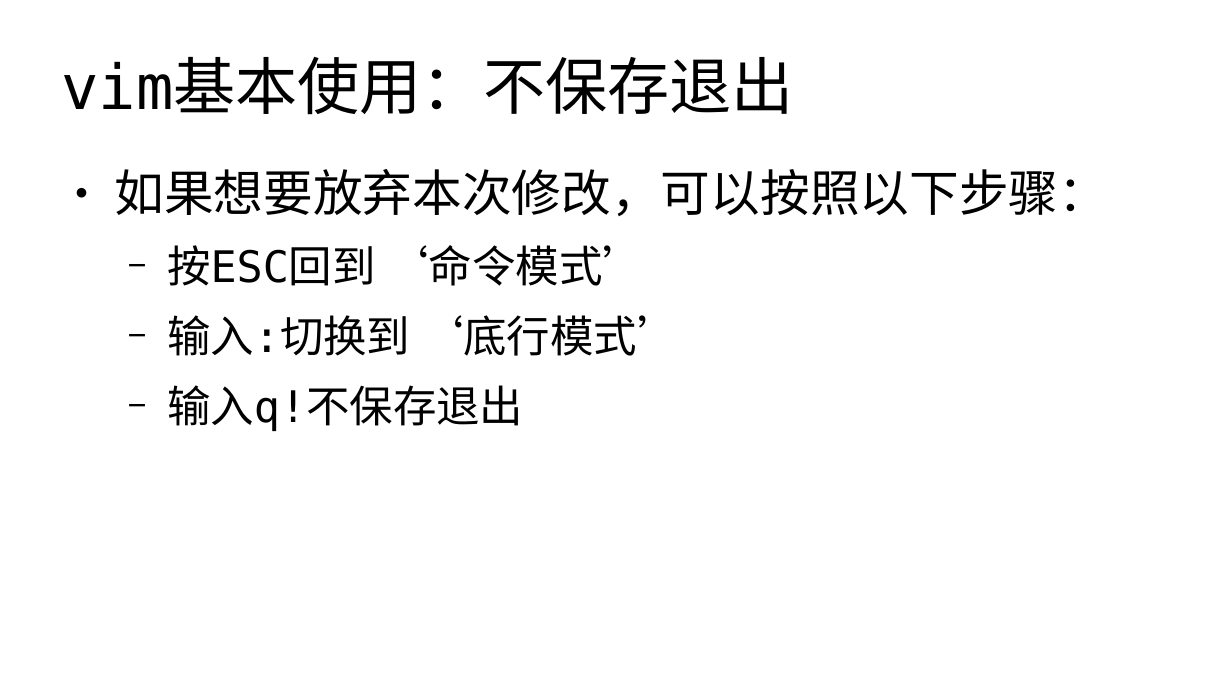
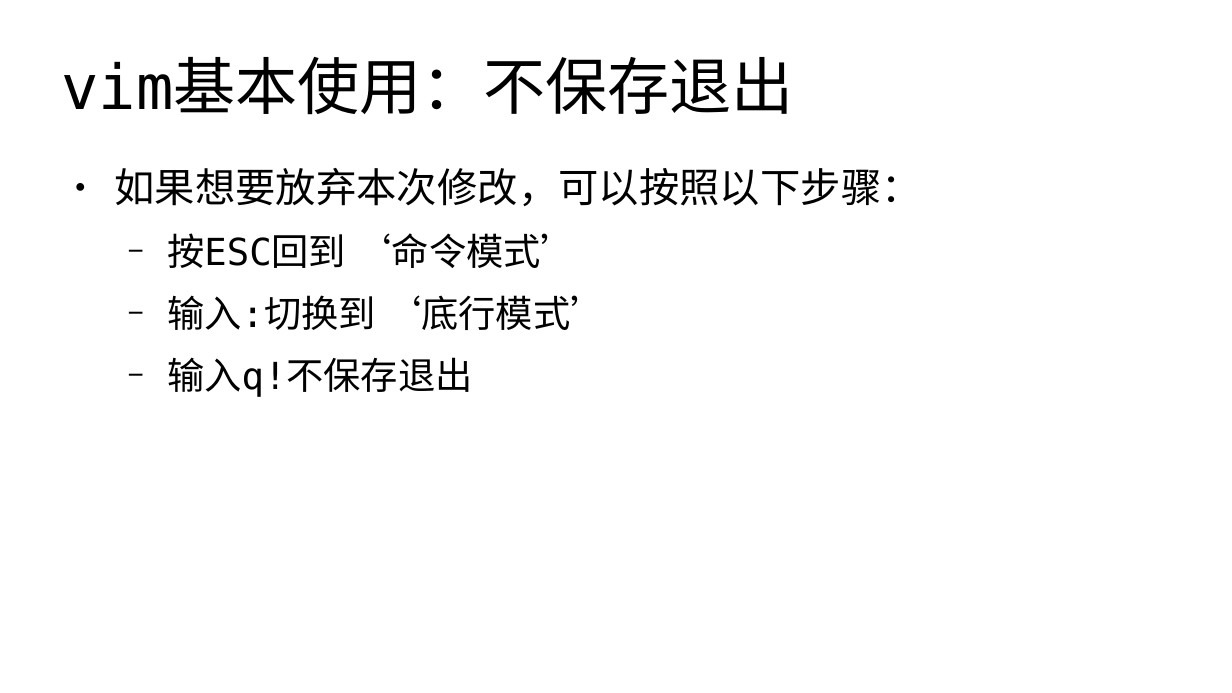
Before and after one commit to master-genius/linux-system, a slide deck: slide 13 of materials/slides/ch06-edit-file.odp (slide 11 before the commit). Drawn at 1232x693 pixels with LibreOffice and Linux fonts; fonts in the diff are those of the drawing. Boxes give left, top, right and bottom in pixels: in the first picture for what was removed or moved away, otherwise in the second. Text is boxed around its words. In the diff, an @@ line names an element or a change of style, - is before the commit and + after.

```diff
--- a/materials/slides/ch06-edit-file.odp
+++ b/materials/slides/ch06-edit-file.odp
@@ text "如果想要放弃本次修改，可以按照以下步骤：" at box(114, 168, 921, 397): size 32 to 26 pt in "如果想要放弃本次修改，可以按照以下步骤："; size 28 to 24 pt in "按ESC回到 ‘命令模式’", "输入:切换到 ‘底行模式’", "输入q!不保存退出" @@
```
Also in this commit, not shown: 7 other slides changed, 3 slides added, 3 other files.
